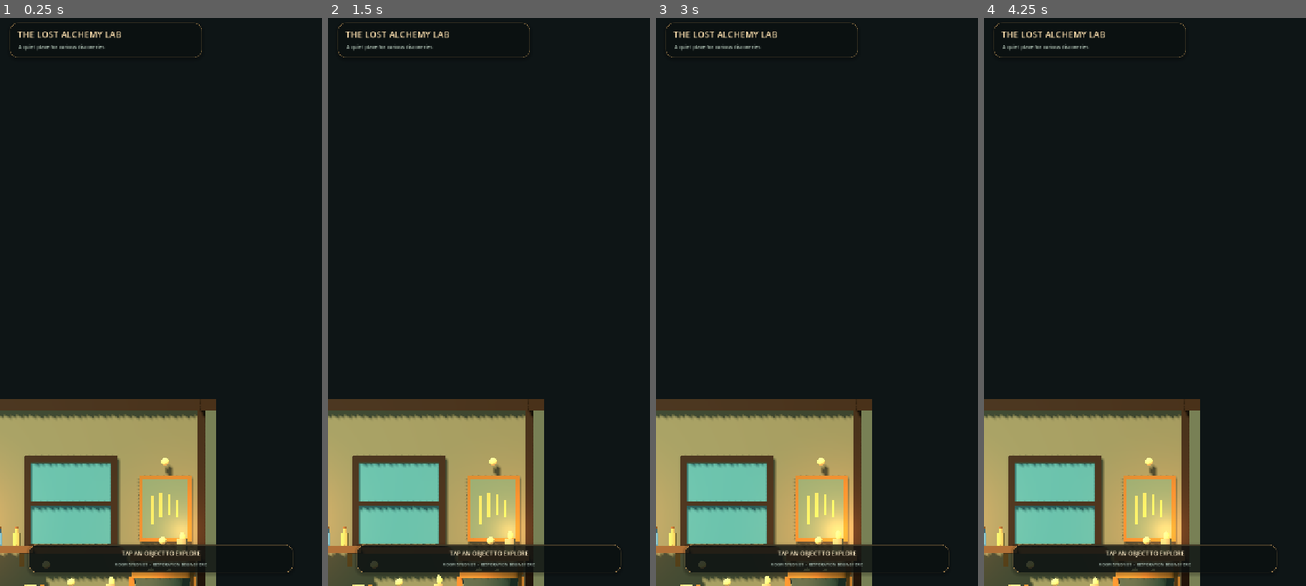
Above: before the commit, frames 1-4 (left to right).
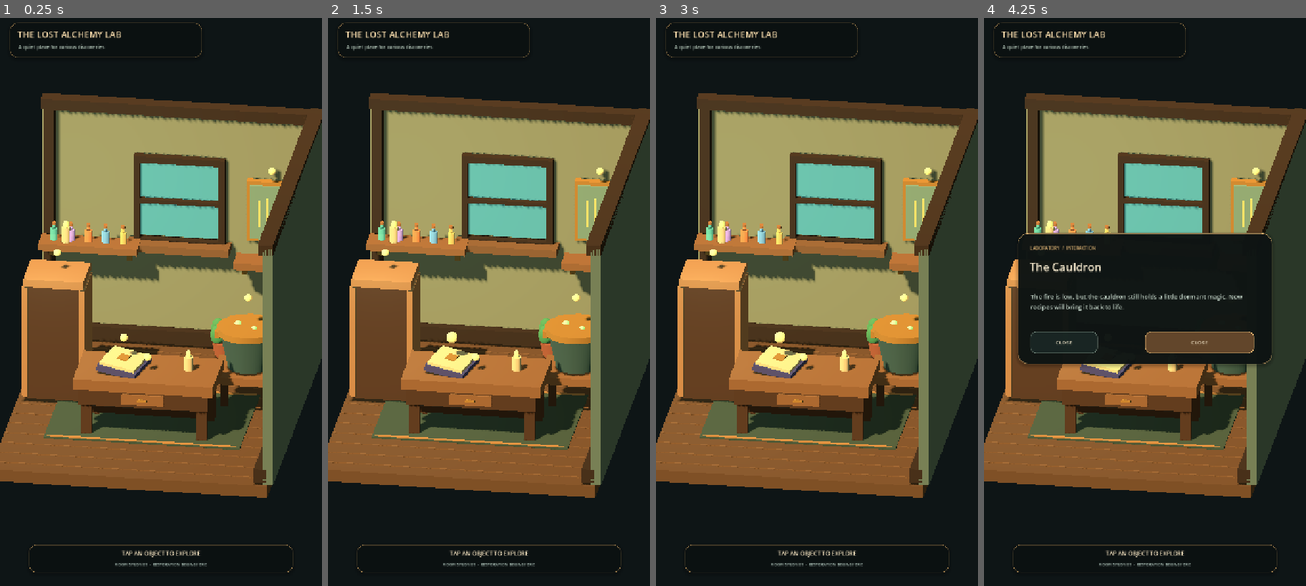
Above: after the commit, the same moments.

Repository: Kryodo/spell-sort-game
Game: Godot game, scene res://scenes/lab_room_prototype.tscn
The game is run twice, just before and just after one commit, with the same random seed, the same clock (stepped at 60 frames per second) and the same inputs.
Inputs (mouse positions are in pixels of both pictures, inside the frame that each line leads up to):
- Up to frame 1 (0.25 s): no input
- Up to frame 2 (1.5 s): tap Enter at 0.5 s; move the mouse to (559, 273) at 0.52 s; click (559, 273) at 0.67 s; tap Space at 1.25 s; drag from (424, 330) to (472, 415) at 1.27 s
- Up to frame 3 (3 s): tap Enter at 2 s; move the mouse to (849, 171) at 2.02 s; click (849, 171) at 2.17 s; tap Space at 2.75 s; drag from (800, 415) to (720, 211) at 2.77 s
- Up to frame 4 (4.25 s): tap Enter at 3.5 s; move the mouse to (1241, 387) at 3.52 s; click (1241, 387) at 3.67 s

The runs differ from the first frame. In frame 1, 69% of the frame differs, in the area x 0-100%, y 13-100%; in frame 2, 69%; in frame 3, 69%; in frame 4, 54%.
Error after the commit: Invalid access to property or key 'world_position' on a base object of type 'MeshInstance3D'. (res://scripts/lab_room_prototype.gd:330)

Commit message:
Fix laboratory camera orientation and GDScript warnings

Diff:
--- a/scripts/lab_room_prototype.gd
+++ b/scripts/lab_room_prototype.gd
@@ -57,11 +57,11 @@
 	_camera.projection = Camera3D.PROJECTION_ORTHOGONAL
 	_camera.size = 11.1
 	_camera.position = Vector3(1.75, 7.0, 11.4)
-	_camera.look_at(Vector3(0.0, 2.0, 0.0), Vector3.UP)
 	_camera.near = 0.05
 	_camera.far = 60.0
-	_camera.current = true
 	add_child(_camera)
+	_camera.look_at(Vector3(0.0, 2.0, 0.0), Vector3.UP)
+	_camera.make_current()
 
 
 func _build_room() -> void:
@@ -70,7 +70,6 @@
 	var back_wall_material := _mat(Color(0.47, 0.48, 0.37))
 	var side_wall_material := _mat(Color(0.34, 0.40, 0.34))
 	var trim_material := _mat(Color(0.20, 0.15, 0.11))
-	var stone_material := _mat(Color(0.43, 0.43, 0.36))
 
 	_add_box("Floor", Vector3(ROOM_WIDTH, 0.24, ROOM_DEPTH), Vector3(0.0, -0.12, 0.75), floor_material)
 	for index in range(14):
@@ -111,7 +110,6 @@
 	var wood_light := _mat(Color(0.49, 0.33, 0.20))
 	var wood_edge := _mat(Color(0.61, 0.43, 0.27))
 	var brass := _mat(Color(0.72, 0.52, 0.25), 0.45)
-	var stone := _mat(Color(0.37, 0.40, 0.35))
 	var ceramic := _mat(Color(0.23, 0.32, 0.29))
 	var page := _mat(Color(0.79, 0.68, 0.48))
 	var green := _mat(Color(0.35, 0.62, 0.35), 0.0, 0.22)
@@ -316,22 +314,22 @@
 	_interactables.append(area)
 
 
-func _make_potion(position: Vector3, tint: Color, scale_value: float) -> void:
+func _make_potion(world_position: Vector3, tint: Color, scale_value: float) -> void:
 	var glass := _mat(Color(tint.r, tint.g, tint.b, 0.92), 0.0, 0.08)
 	glass.transparency = BaseMaterial3D.TRANSPARENCY_ALPHA
-	_add_cylinder("PotionBody", 0.095 * scale_value, 0.095 * scale_value, 0.30 * scale_value, position, glass)
-	_add_cylinder("PotionNeck", 0.046 * scale_value, 0.046 * scale_value, 0.12 * scale_value, position + Vector3(0.0, 0.21 * scale_value, 0.0), glass)
-	_add_cylinder("PotionCork", 0.052 * scale_value, 0.052 * scale_value, 0.07 * scale_value, position + Vector3(0.0, 0.30 * scale_value, 0.0), _mat(Color(0.57, 0.38, 0.22)))
-
-
-func _add_candle(position: Vector3) -> void:
-	_add_cylinder("Candle", 0.09, 0.09, 0.30, position, _mat(Color(0.79, 0.69, 0.49)))
-	var flame := _add_sphere("CandleFlame", 0.075, position + Vector3(0.0, 0.20, 0.0), _mat(Color(1.0, 0.64, 0.29), 0.0, 1.4))
+	_add_cylinder("PotionBody", 0.095 * scale_value, 0.095 * scale_value, 0.30 * scale_value, world_position, glass)
+	_add_cylinder("PotionNeck", 0.046 * scale_value, 0.046 * scale_value, 0.12 * scale_value, world_position + Vector3(0.0, 0.21 * scale_value, 0.0), glass)
+	_add_cylinder("PotionCork", 0.052 * scale_value, 0.052 * scale_value, 0.07 * scale_value, world_position + Vector3(0.0, 0.30 * scale_value, 0.0), _mat(Color(0.57, 0.38, 0.22)))
+
+
+func _add_candle(world_position: Vector3) -> void:
+	_add_cylinder("Candle", 0.09, 0.09, 0.30, world_position, _mat(Color(0.79, 0.69, 0.49)))
+	var flame := _add_sphere("CandleFlame", 0.075, world_position + Vector3(0.0, 0.20, 0.0), _mat(Color(1.0, 0.64, 0.29), 0.0, 1.4))
 	flame.scale = Vector3(0.72, 1.25, 0.72)
 	_flames.append(flame)
-	_flame_base_positions.append(flame.position)
+	_flame_base_positions.append(flame.world_position)
 	var light := OmniLight3D.new()
-	light.position = position + Vector3(0.0, 0.28, 0.0)
+	light.world_position = world_position + Vector3(0.0, 0.28, 0.0)
 	light.light_color = Color(1.0, 0.59, 0.30)
 	light.light_energy = 0.72
 	light.omni_range = 2.2
@@ -339,19 +337,19 @@
 	_flame_lights.append(light)
 
 
-func _add_box(node_name: String, dimensions: Vector3, position: Vector3, material: Material) -> MeshInstance3D:
+func _add_box(node_name: String, dimensions: Vector3, world_position: Vector3, material: Material) -> MeshInstance3D:
 	var instance := MeshInstance3D.new()
 	instance.name = node_name
 	var mesh := BoxMesh.new()
 	mesh.size = dimensions
 	instance.mesh = mesh
-	instance.position = position
+	instance.position = world_position
 	instance.material_override = material
 	add_child(instance)
 	return instance
 
 
-func _add_cylinder(node_name: String, top_radius: float, bottom_radius: float, height: float, position: Vector3, material: Material) -> MeshInstance3D:
+func _add_cylinder(node_name: String, top_radius: float, bottom_radius: float, height: float, world_position: Vector3, material: Material) -> MeshInstance3D:
 	var instance := MeshInstance3D.new()
 	instance.name = node_name
 	var mesh := CylinderMesh.new()
@@ -360,13 +358,13 @@
 	mesh.height = height
 	mesh.radial_segments = 16
 	instance.mesh = mesh
-	instance.position = position
+	instance.position = world_position
 	instance.material_override = material
 	add_child(instance)
 	return instance
 
 
-func _add_sphere(node_name: String, radius: float, position: Vector3, material: Material) -> MeshInstance3D:
+func _add_sphere(node_name: String, radius: float, world_position: Vector3, material: Material) -> MeshInstance3D:
 	var instance := MeshInstance3D.new()
 	instance.name = node_name
 	var mesh := SphereMesh.new()
@@ -375,7 +373,7 @@
 	mesh.radial_segments = 12
 	mesh.rings = 8
 	instance.mesh = mesh
-	instance.position = position
+	instance.position = world_position
 	instance.material_override = material
 	add_child(instance)
 	return instance
